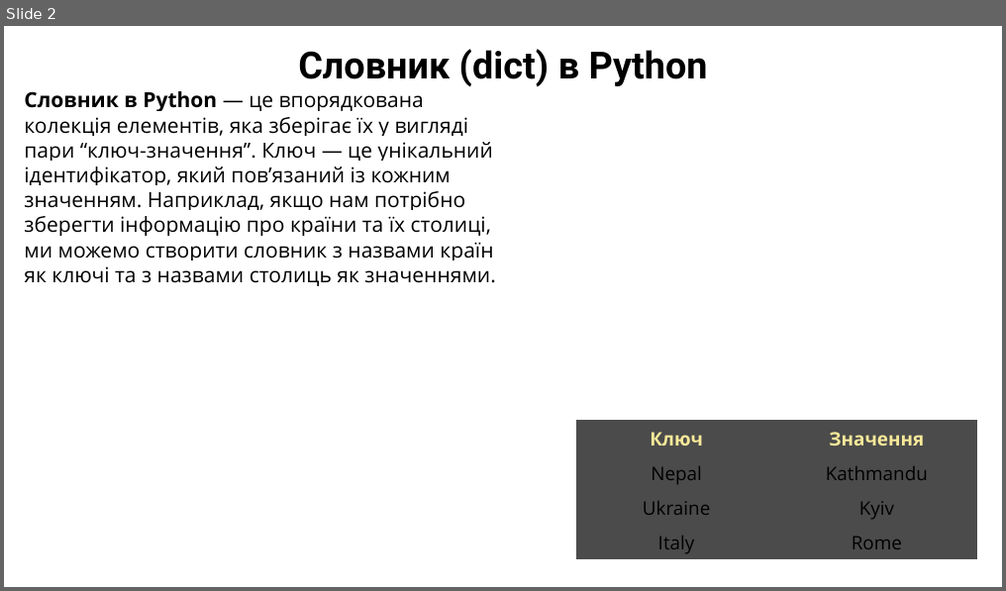
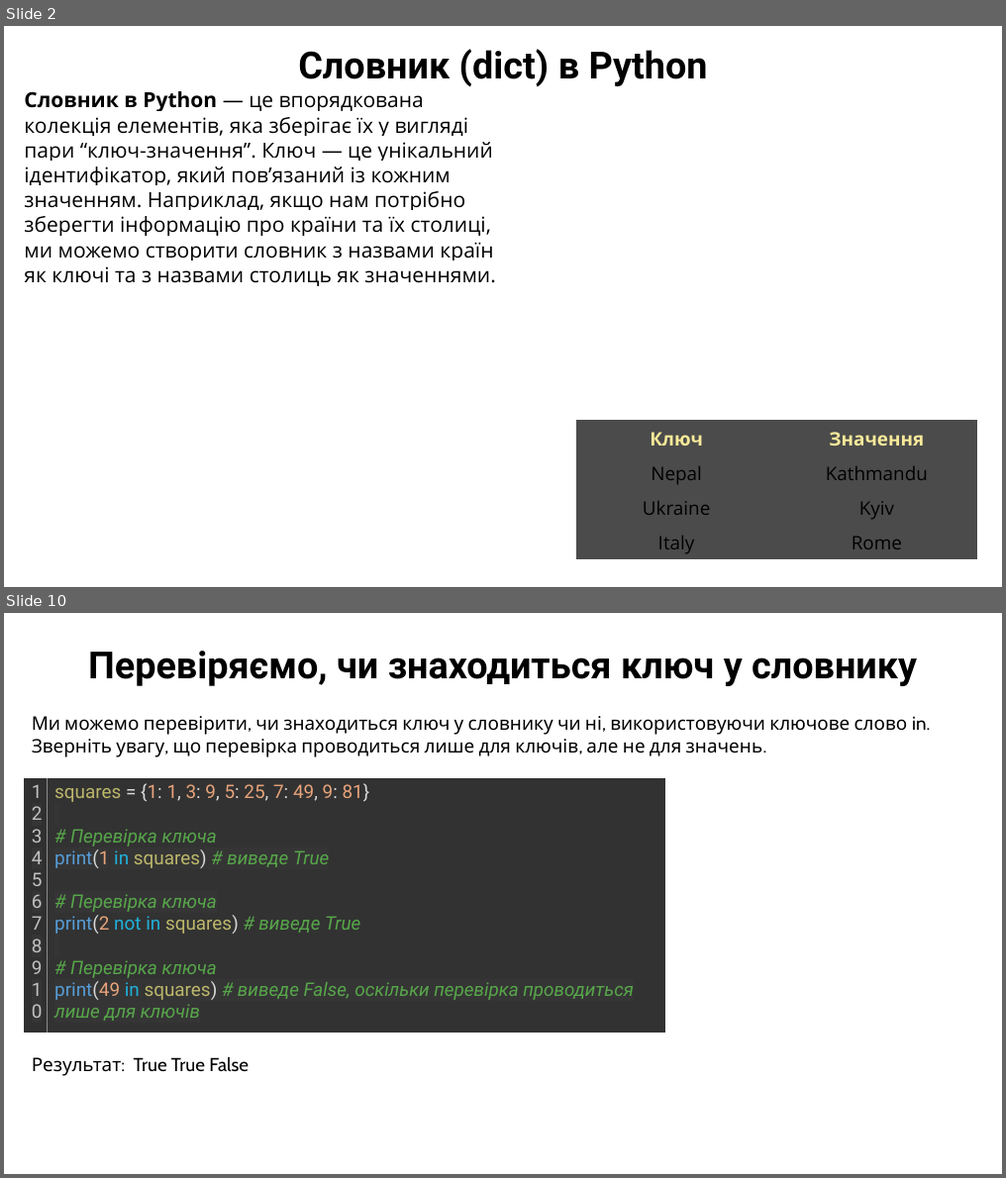
Before and after one commit to arg3ntuum/PythonCourse, a slide deck: Python Урок 10 Словники.pptx. Shown one above the other, each under a label of ours: slide 2 before the commit, slides 2 and 10 after it; the slides between them are not shown. The pictures are 1006x591 and 1006x1178 pixels, drawn with LibreOffice and Linux fonts; fonts in the diff are those of the drawing. Boxes give left, top, right and bottom in pixels: in the first picture for what was removed or moved away, otherwise in the second. Text is boxed around its words. In the diff, an @@ line names an element or a change of style, - is before the commit and + after.

```diff
--- a/Python Урок 10 Словники.pptx
+++ b/Python Урок 10 Словники.pptx
@@ slide 10 added at box(4, 613, 1002, 1174), background #FFFFFF @@
@@ text added at box(88, 651, 917, 686), 36 pt, text #000000, bold @@
+Перевіряємо, чи знаходиться ключ у словнику
@@ text added at box(32, 716, 930, 758), 18 pt, text #000000 @@
+Ми можемо перевірити, чи знаходиться ключ у словнику чи ні, використовуючи ключове слово in. Зверніть увагу, що перевірка проводиться лише для ключів, але не для значень.
@@ table added at box(24, 777, 665, 1032), 1 rows, 2 columns @@
+1 / 2 / 3 / 4 / 5 / 6 / 7 / 8 / 9 / 10 | squares = {1: 1, 3: 9, 5: 25, 7: 49, 9: 81} / # Перевірка ключа / print(1 in squares) # виведе True / # Перевірка ключа / print(2 not in squares) # виведе True / # Перевірка ключа / print(49 in squares) # виведе False, оскільки перевірка проводиться лише для ключів
@@ text added at box(32, 1058, 249, 1076), 18 pt, text #000000 @@
+Результат: True True False
```
Also in this commit, not shown: 1 slide changed, 7 other slides added, 1 other file.
